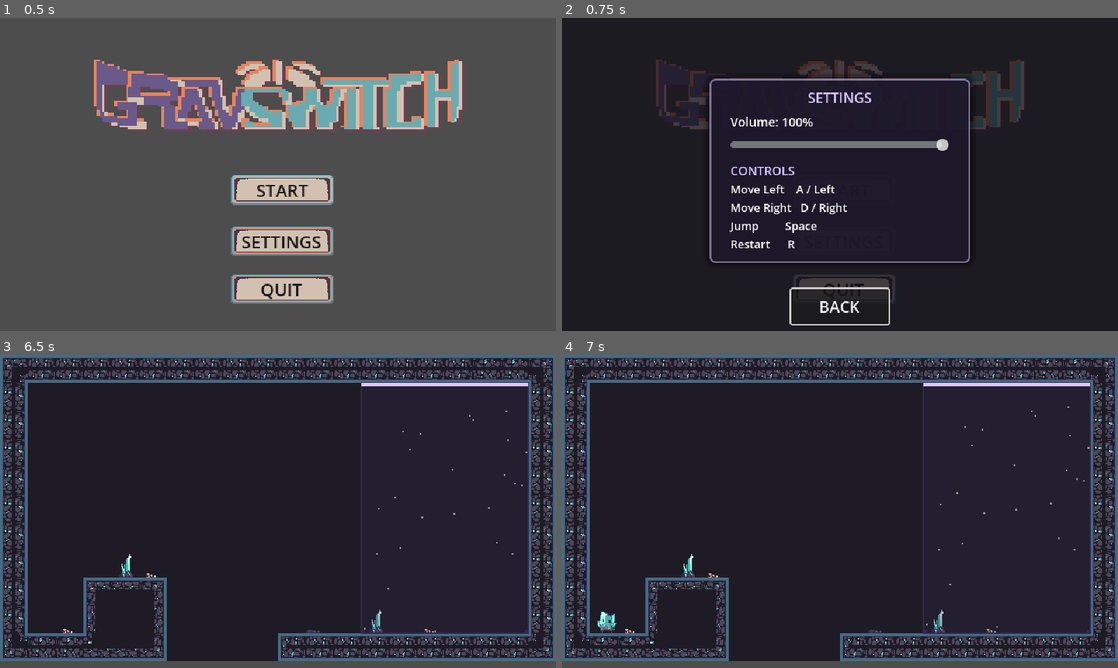
Above: before the commit, frames 1-4 (two rows, left to right).
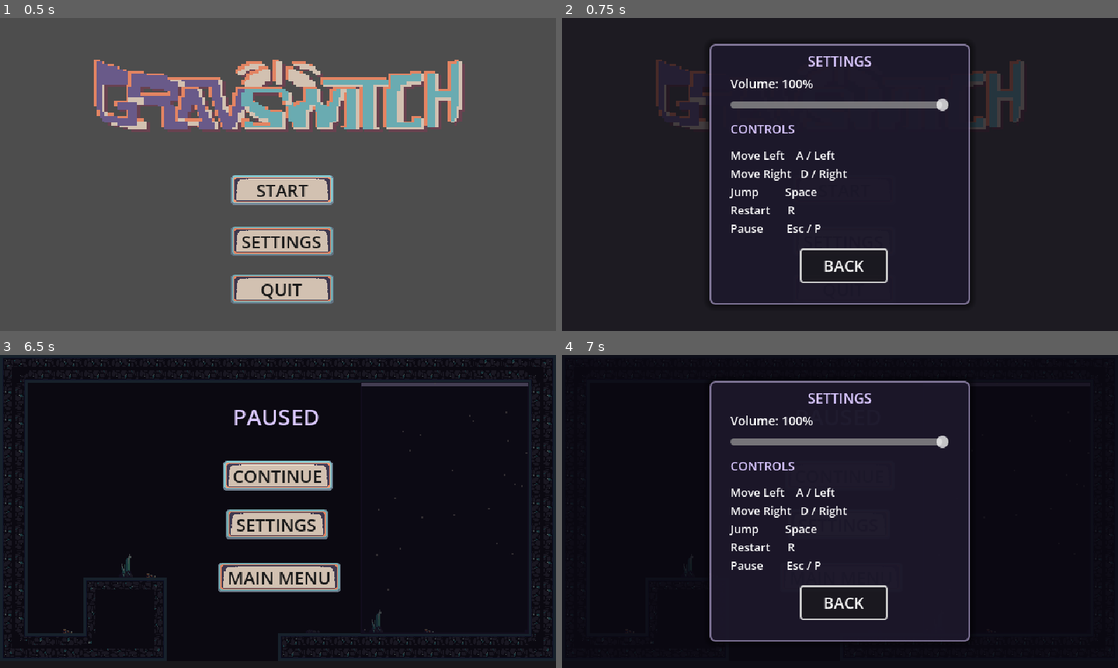
Above: after the commit, the same moments.

Repository: jmx2033/GRAVSWITCH
Game: Godot game, scene res://Scenes/mainmenu.tscn
Same seed, same stepped clock (60 frames per second), same inputs: the game is played once before the commit and once after it.
Inputs (mouse positions are in pixels of both pictures, inside the frame that each line leads up to):
- Up to frame 1 (0.5 s): no input
- Up to frame 2 (0.75 s): click "SETTINGS" at 0.5 s
- Up to frame 3 (6.5 s): click "BACK" at 1.25 s; click "START" at 2 s; hold D (move_right) 2.78-4.28 s; tap Space (jump) at 3.02, 3.77, 5.27, 6.02 s; hold A (move_left) 4.28-5.03 s; hold D (move_right) from 5.03 s (still down); tap Escape (pause, bound only after the commit) at 6.4 s
- Up to frame 4 (7 s): release D (move_right) at 6.5 s; click (840, 524) at 6.5 s, where only the run after the commit has a clickable "SETTINGS"

Frame 1 is identical in both runs. In frame 2, 7.2% of the frame differs, in the area x 26-74%, y 8-99%; in frame 3, 46%, in the area x 0-100%, y 0-100%; in frame 4, 39%.

Commit message:
feat(ui): 加 Esc 暂停菜单，画面变暗 + 继续/回主菜单/设置 [P1-5]

Diff:
--- a/Scenes/mainmenu.tscn
+++ b/Scenes/mainmenu.tscn
@@ -39,20 +39,6 @@
 texture_margin_bottom = 6.0
 modulate_color = Color(1.15, 1.15, 1.15, 1)
 draw_center = false
-
-[sub_resource type="StyleBoxFlat" id="StyleBoxFlat_frost"]
-bg_color = Color(0.12, 0.1, 0.18, 0.85)
-border_width_left = 2
-border_width_top = 2
-border_width_right = 2
-border_width_bottom = 2
-border_color = Color(0.85, 0.78, 1, 0.55)
-corner_radius_top_left = 6
-corner_radius_top_right = 6
-corner_radius_bottom_right = 6
-corner_radius_bottom_left = 6
-shadow_color = Color(0, 0, 0, 0.45)
-shadow_size = 8
 
 [node name="mainmenu" type="Control" unique_id=2074724687]
 layout_mode = 3
@@ -155,103 +141,3 @@
 theme_override_styles/hover = SubResource("StyleBoxTexture_btn_hover")
 theme_override_styles/focus = SubResource("StyleBoxTexture_btn_focus")
 text = "QUIT"
-
-[node name="SettingsPanel" type="Control" parent="." unique_id=2074724688]
-visible = false
-layout_mode = 1
-anchors_preset = 15
-anchor_right = 1.0
-anchor_bottom = 1.0
-grow_horizontal = 2
-grow_vertical = 2
-
-[node name="Dim" type="ColorRect" parent="SettingsPanel" unique_id=2074724689]
-layout_mode = 1
-anchors_preset = 15
-anchor_right = 1.0
-anchor_bottom = 1.0
-grow_horizontal = 2
-grow_vertical = 2
-color = Color(0.04, 0.03, 0.07, 0.72)
-
-[node name="Frost" type="Panel" parent="SettingsPanel" unique_id=2074724690]
-layout_mode = 1
-anchors_preset = 8
-anchor_left = 0.5
-anchor_top = 0.5
-anchor_right = 0.5
-anchor_bottom = 0.5
-offset_left = -150.0
-offset_top = -110.0
-offset_right = 150.0
-offset_bottom = 102.0
-grow_horizontal = 2
-grow_vertical = 2
-theme_override_styles/panel = SubResource("StyleBoxFlat_frost")
-
-[node name="Title" type="Label" parent="SettingsPanel/Frost" unique_id=2074724691]
-layout_mode = 0
-offset_top = 10.0
-offset_right = 300.0
-offset_bottom = 34.0
-theme_override_colors/font_color = Color(0.85, 0.78, 1, 1)
-theme_override_font_sizes/font_size = 16
-text = "SETTINGS"
-horizontal_alignment = 1
-
-[node name="VolumeLabel" type="Label" parent="SettingsPanel/Frost" unique_id=2074724692]
-layout_mode = 0
-offset_left = 24.0
-offset_top = 40.0
-offset_right = 276.0
-offset_bottom = 62.0
-theme_override_font_sizes/font_size = 14
-text = "Volume: 100%"
-
-[node name="VolumeSlider" type="HSlider" parent="SettingsPanel/Frost" unique_id=2074724693]
-layout_mode = 0
-offset_left = 24.0
-offset_top = 64.0
-offset_right = 276.0
-offset_bottom = 88.0
-max_value = 1.0
-step = 0.05
-value = 1.0
-
-[node name="KeysTitle" type="Label" parent="SettingsPanel/Frost" unique_id=2074724694]
-layout_mode = 0
-offset_left = 24.0
-offset_top = 96.0
-offset_right = 276.0
-offset_bottom = 118.0
-theme_override_colors/font_color = Color(0.85, 0.78, 1, 1)
-theme_override_font_sizes/font_size = 14
-text = "CONTROLS"
-
-[node name="KeysTable" type="Label" parent="SettingsPanel/Frost" unique_id=2074724695]
-layout_mode = 0
-offset_left = 24.0
-offset_top = 118.0
-offset_right = 276.0
-offset_bottom = 170.0
-theme_override_font_sizes/font_size = 13
-text = "Move Left    A / Left
-Move Right   D / Right
-Jump         Space
-Restart      R"
-
-[node name="ButtonBack" type="Button" parent="SettingsPanel" unique_id=2074724696]
-layout_mode = 1
-anchors_preset = 8
-anchor_left = 0.5
-anchor_top = 0.5
-anchor_right = 0.5
-anchor_bottom = 0.5
-offset_left = -56.0
-offset_top = 132.0
-offset_right = 56.0
-offset_bottom = 172.0
-grow_horizontal = 2
-grow_vertical = 2
-theme_override_font_sizes/font_size = 18
-text = "BACK"
--- /dev/null
+++ b/Scenes/pause_menu.tscn
@@ -0,0 +1,174 @@
+[gd_scene format=3 uid="uid://bkl7puj8au24g"]
+
+[ext_resource type="Script" uid="uid://cmf5g8rwey2uk" path="res://Scripts/ui/pause_menu.gd" id="1_pm"]
+[ext_resource type="Texture2D" uid="uid://dv478o526tpud" path="res://Art/ui/ui_button.png" id="2_btn"]
+
+[sub_resource type="StyleBoxFlat" id="StyleBoxFlat_glass"]
+bg_color = Color(0.12, 0.1, 0.18, 0.9)
+border_width_left = 2
+border_width_top = 2
+border_width_right = 2
+border_width_bottom = 2
+border_color = Color(0.85, 0.78, 1, 0.6)
+corner_radius_top_left = 8
+corner_radius_top_right = 8
+corner_radius_bottom_right = 8
+corner_radius_bottom_left = 8
+shadow_color = Color(0, 0, 0, 0.55)
+shadow_size = 12
+
+[sub_resource type="StyleBoxTexture" id="StyleBoxTexture_btn_normal"]
+content_margin_left = 12.0
+content_margin_top = 4.0
+content_margin_right = 12.0
+content_margin_bottom = 4.0
+texture = ExtResource("2_btn")
+texture_margin_left = 6.0
+texture_margin_top = 6.0
+texture_margin_right = 6.0
+texture_margin_bottom = 6.0
+
+[sub_resource type="StyleBoxTexture" id="StyleBoxTexture_btn_hover"]
+content_margin_left = 12.0
+content_margin_top = 4.0
+content_margin_right = 12.0
+content_margin_bottom = 4.0
+texture = ExtResource("2_btn")
+texture_margin_left = 6.0
+texture_margin_top = 6.0
+texture_margin_right = 6.0
+texture_margin_bottom = 6.0
+modulate_color = Color(1.25, 1.25, 1.25, 1)
+
+[sub_resource type="StyleBoxTexture" id="StyleBoxTexture_btn_focus"]
+content_margin_left = 12.0
+content_margin_top = 4.0
+content_margin_right = 12.0
+content_margin_bottom = 4.0
+texture = ExtResource("2_btn")
+texture_margin_left = 6.0
+texture_margin_top = 6.0
+texture_margin_right = 6.0
+texture_margin_bottom = 6.0
+modulate_color = Color(1.15, 1.15, 1.15, 1)
+draw_center = false
+
+[node name="PauseMenu" type="Control" unique_id=516674994]
+process_mode = 3
+layout_mode = 3
+anchors_preset = 15
+anchor_right = 1.0
+anchor_bottom = 1.0
+grow_horizontal = 2
+grow_vertical = 2
+mouse_filter = 2
+script = ExtResource("1_pm")
+metadata/_edit_horizontal_guides_ = [75.0]
+metadata/_edit_vertical_guides_ = [320.0]
+
+[node name="Content" type="Control" parent="." unique_id=1366016002]
+unique_name_in_owner = true
+visible = false
+layout_mode = 1
+anchors_preset = 15
+anchor_right = 1.0
+anchor_bottom = 1.0
+grow_horizontal = 2
+grow_vertical = 2
+mouse_filter = 2
+
+[node name="Dim" type="ColorRect" parent="Content" unique_id=1563413264]
+layout_mode = 1
+anchors_preset = 15
+anchor_right = 1.0
+anchor_bottom = 1.0
+grow_horizontal = 2
+grow_vertical = 2
+mouse_filter = 2
+color = Color(0.01, 0.008, 0.03, 0.70)
+
+[node name="Glass" type="Panel" parent="Content" unique_id=1808202639]
+layout_mode = 1
+anchors_preset = 8
+anchor_left = 0.5
+anchor_top = 0.5
+anchor_right = 0.5
+anchor_bottom = 0.5
+offset_left = -208.0
+offset_top = -177.0
+offset_right = -208.0
+offset_bottom = -177.0
+grow_horizontal = 2
+grow_vertical = 2
+theme_override_styles/panel = SubResource("StyleBoxFlat_glass")
+
+[node name="Title" type="Label" parent="Content/Glass" unique_id=1625554831]
+layout_mode = 0
+offset_left = 60.0
+offset_top = 50.0
+offset_right = 352.0
+offset_bottom = 86.0
+theme_override_colors/font_color = Color(0.85, 0.78, 1, 1)
+theme_override_font_sizes/font_size = 26
+text = "PAUSED"
+horizontal_alignment = 1
+
+[node name="ButtonContinue" type="Button" parent="Content/Glass" unique_id=343224497]
+unique_name_in_owner = true
+layout_mode = 0
+offset_left = 144.0
+offset_top = 118.0
+offset_right = 272.0
+offset_bottom = 154.0
+theme_override_colors/font_color = Color(0.102, 0.102, 0.102, 1)
+theme_override_colors/font_focus_color = Color(0.102, 0.102, 0.102, 1)
+theme_override_colors/font_pressed_color = Color(0.102, 0.102, 0.102, 1)
+theme_override_colors/font_hover_color = Color(0.102, 0.102, 0.102, 1)
+theme_override_colors/font_hover_pressed_color = Color(0.102, 0.102, 0.102, 1)
+theme_override_colors/font_disabled_color = Color(0.35, 0.35, 0.35, 1)
+theme_override_font_sizes/font_size = 20
+theme_override_styles/normal = SubResource("StyleBoxTexture_btn_normal")
+theme_override_styles/pressed = SubResource("StyleBoxTexture_btn_normal")
+theme_override_styles/hover = SubResource("StyleBoxTexture_btn_hover")
+theme_override_styles/focus = SubResource("StyleBoxTexture_btn_focus")
+text = "CONTINUE"
+
+[node name="ButtonSettings" type="Button" parent="Content/Glass" unique_id=2147073425]
+unique_name_in_owner = true
+layout_mode = 0
+offset_left = 147.0
+offset_top = 174.0
+offset_right = 267.0
+offset_bottom = 210.0
+theme_override_colors/font_color = Color(0.102, 0.102, 0.102, 1)
+theme_override_colors/font_focus_color = Color(0.102, 0.102, 0.102, 1)
+theme_override_colors/font_pressed_color = Color(0.102, 0.102, 0.102, 1)
+theme_override_colors/font_hover_color = Color(0.102, 0.102, 0.102, 1)
+theme_override_colors/font_hover_pressed_color = Color(0.102, 0.102, 0.102, 1)
+theme_override_colors/font_disabled_color = Color(0.35, 0.35, 0.35, 1)
+theme_override_font_sizes/font_size = 20
+theme_override_styles/normal = SubResource("StyleBoxTexture_btn_normal")
+theme_override_styles/pressed = SubResource("StyleBoxTexture_btn_normal")
+theme_override_styles/hover = SubResource("StyleBoxTexture_btn_hover")
+theme_override_styles/focus = SubResource("StyleBoxTexture_btn_focus")
+text = "SETTINGS"
+
+[node name="ButtonMenu" type="Button" parent="Content/Glass" unique_id=181762402]
+unique_name_in_owner = true
+layout_mode = 0
+offset_left = 138.0
+offset_top = 235.0
+offset_right = 281.0
+offset_bottom = 271.0
+theme_override_colors/font_color = Color(0.102, 0.102, 0.102, 1)
+theme_override_colors/font_focus_color = Color(0.102, 0.102, 0.102, 1)
+theme_override_colors/font_pressed_color = Color(0.102, 0.102, 0.102, 1)
+theme_override_colors/font_hover_color = Color(0.102, 0.102, 0.102, 1)
+theme_override_colors/font_hover_pressed_color = Color(0.102, 0.102, 0.102, 1)
+theme_override_colors/font_disabled_color = Color(0.35, 0.35, 0.35, 1)
+theme_override_font_sizes/font_size = 20
+theme_override_styles/normal = SubResource("StyleBoxTexture_btn_normal")
+theme_override_styles/pressed = SubResource("StyleBoxTexture_btn_normal")
+theme_override_styles/hover = SubResource("StyleBoxTexture_btn_hover")
+theme_override_styles/focus = SubResource("StyleBoxTexture_btn_focus")
+text = "MAIN MENU"
--- /dev/null
+++ b/Scenes/settings_panel.tscn
@@ -0,0 +1,117 @@
+[gd_scene format=3 uid="uid://durcx6hmcy24w"]
+
+[ext_resource type="Script" uid="uid://dq3plm2pm86jq" path="res://Scripts/ui/settings_panel.gd" id="1_sp"]
+
+[sub_resource type="StyleBoxFlat" id="StyleBoxFlat_frost"]
+bg_color = Color(0.12, 0.1, 0.18, 0.85)
+border_width_left = 2
+border_width_top = 2
+border_width_right = 2
+border_width_bottom = 2
+border_color = Color(0.85, 0.78, 1, 0.55)
+corner_radius_top_left = 6
+corner_radius_top_right = 6
+corner_radius_bottom_right = 6
+corner_radius_bottom_left = 6
+shadow_color = Color(0, 0, 0, 0.45)
+shadow_size = 8
+
+[node name="SettingsPanel" type="Control" unique_id=710877453]
+process_mode = 3
+visible = false
+layout_mode = 3
+anchors_preset = 15
+anchor_right = 1.0
+anchor_bottom = 1.0
+grow_horizontal = 2
+grow_vertical = 2
+script = ExtResource("1_sp")
+
+[node name="Dim" type="ColorRect" parent="." unique_id=462161352]
+layout_mode = 1
+anchors_preset = 15
+anchor_right = 1.0
+anchor_bottom = 1.0
+grow_horizontal = 2
+grow_vertical = 2
+mouse_filter = 2
+color = Color(0.04, 0.03, 0.07, 0.72)
+
+[node name="Frost" type="Panel" parent="." unique_id=401809880]
+layout_mode = 1
+anchors_preset = 8
+anchor_left = 0.5
+anchor_top = 0.5
+anchor_right = 0.5
+anchor_bottom = 0.5
+offset_left = -150.0
+offset_top = -150.0
+offset_right = 150.0
+offset_bottom = 150.0
+grow_horizontal = 2
+grow_vertical = 2
+theme_override_styles/panel = SubResource("StyleBoxFlat_frost")
+
+[node name="Title" type="Label" parent="Frost" unique_id=1817457904]
+layout_mode = 0
+offset_top = 8.0
+offset_right = 300.0
+offset_bottom = 32.0
+theme_override_colors/font_color = Color(0.85, 0.78, 1, 1)
+theme_override_font_sizes/font_size = 16
+text = "SETTINGS"
+horizontal_alignment = 1
+
+[node name="VolumeLabel" type="Label" parent="Frost" unique_id=1248034047]
+unique_name_in_owner = true
+layout_mode = 0
+offset_left = 24.0
+offset_top = 36.0
+offset_right = 276.0
+offset_bottom = 58.0
+theme_override_font_sizes/font_size = 14
+text = "Volume: 100%"
+
+[node name="VolumeSlider" type="HSlider" parent="Frost" unique_id=744007780]
+unique_name_in_owner = true
+layout_mode = 0
+offset_left = 24.0
+offset_top = 58.0
+offset_right = 276.0
+offset_bottom = 82.0
+max_value = 1.0
+step = 0.05
+value = 1.0
+
+[node name="KeysTitle" type="Label" parent="Frost" unique_id=996241516]
+layout_mode = 0
+offset_left = 24.0
+offset_top = 88.0
+offset_right = 276.0
+offset_bottom = 108.0
+theme_override_colors/font_color = Color(0.85, 0.78, 1, 1)
+theme_override_font_sizes/font_size = 14
+text = "CONTROLS"
+
+[node name="KeysTable" type="Label" parent="Frost" unique_id=735927332]
+layout_mode = 0
+offset_left = 24.0
+offset_top = 119.0
+offset_right = 276.0
+offset_bottom = 221.0
+theme_override_font_sizes/font_size = 13
+text = "Move Left    A / Left
+Move Right   D / Right
+Jump         Space
+Restart      R
+Pause        Esc / P"
+
+[node name="ButtonBack" type="Button" parent="Frost" unique_id=2118807089]
+unique_name_in_owner = true
+layout_mode = 0
+offset_left = 106.0
+offset_top = 237.0
+offset_right = 203.0
+offset_bottom = 273.0
+theme_override_font_sizes/font_size = 18
+text = "BACK"
--- a/Scripts/core/game.gd
+++ b/Scripts/core/game.gd
@@ -1,11 +1,17 @@
 extends Node
 
-## 主场景控制器：按顺序加载关卡，统一处理死亡重生和 R 重载。
+## 主场景控制器：按顺序加载关卡，统一处理死亡重生、R 重载和暂停。
 ##
 ## 关卡只负责地形与出生点；存活流程集中在这里，换关或加状态机时不用改玩家脚本。
 
 ## 按顺序排列的关卡；通关后自动进入下一关，最后一关通关后停留在当前关。
 @export var levels: Array[PackedScene] = []
+
+## 暂停菜单场景。
+const PAUSE_MENU_SCENE := preload("res://Scenes/pause_menu.tscn")
+
+## 暂停菜单的绘制层级；要盖过关卡与玩家，给一个足够高的值。
+const PAUSE_MENU_Z_INDEX := 100
 
 ## 负责 Config.RESPAWN_DELAY 秒后的重生；超时后把玩家送回出生点。
 @onready var _respawn_timer: Timer = $RespawnTimer
@@ -18,13 +24,27 @@
 var _player: Node = null
 # 当前关卡的出生点，来自关卡里的 Spawn 节点。
 var _spawn_position: Vector2 = Vector2.ZERO
+# 暂停菜单实例；它自己是 ALWAYS 模式，暂停期间仍能交互。
+var _pause_menu: Control = null
 
 
 ## 初始化重生计时器并加载起始关卡。
 func _ready() -> void:
+	# 本节点保持默认 INHERIT：暂停时关卡、玩家、重生计时器都跟着树一起冻结。
+	# 暂停键由 pause_menu（ALWAYS）自己监听，见 pause_menu.gd。
 	# 场景里的 wait_time 只是默认值，实际时长以 Config 为准，方便统一调整。
 	_respawn_timer.wait_time = Config.RESPAWN_DELAY
 	_respawn_timer.timeout.connect(_on_respawn_timer_timeout)
+
+	_pause_menu = PAUSE_MENU_SCENE.instantiate()
+	add_child(_pause_menu)
+	_pause_menu.resumed.connect(_on_pause_resumed)
+	_pause_menu.quit_to_menu.connect(_on_pause_quit)
+	# 注意：不要把它 visible 设成 false —— Godot 里不可见的 Control 不处理输入，
+	# 暂停键就再也收不到了。它的显示由内部 Content 容器控制。
+	# 绘制层级：z_index 拉高，并在每次加载关卡后把它挪到子节点末尾，
+	# 否则后加的关卡会盖在菜单上面（关卡和菜单的 z_index 都是 0，按子节点顺序绘制）。
+	_pause_menu.z_index = PAUSE_MENU_Z_INDEX
 
 	if levels.is_empty():
 		push_error("game.gd：levels 未配置")
@@ -32,7 +52,8 @@
 	_load_level(levels[0])
 
 
-## R 键重开当前关卡；放在 _unhandled_input 里，不抢 UI 的输入。
+## 处理 R 重开；放在 _unhandled_input 里，不抢 UI 的输入。
+## 暂停期间本节点被冻结，所以要重开先按 Esc 恢复。
 func _unhandled_input(event: InputEvent) -> void:
 	if not event.is_action_pressed("restart"):
 		return
@@ -40,6 +61,17 @@
 	if _level_index < 0:
 		return
 	change_level.call_deferred(levels[_level_index])
+
+
+## 暂停菜单点「继续」：pause_menu 已自行解除暂停，这里只做确认。
+func _on_pause_resumed() -> void:
+	# pause_menu 内部已经 get_tree().paused = false，这里留作扩展点。
+	pass
+
+
+## 暂停菜单点「回主菜单」：切回主菜单场景（pause_menu 已自行解除暂停）。
+func _on_pause_quit() -> void:
+	get_tree().change_scene_to_file("res://Scenes/mainmenu.tscn")
 
 
 ## 切换到指定关卡场景；传 null 时什么也不做。
@@ -63,6 +95,9 @@
 	add_child(level)
 	_current_level = level
 	_level_index = levels.find(level_scene)
+	# 关卡是后加的子节点，会盖在暂停菜单上面；把它挪到末尾保持菜单在最上层。
+	if _pause_menu != null and is_instance_valid(_pause_menu):
+		move_child(_pause_menu, get_child_count() - 1)
 
 	var spawn: Node2D = level.get_node_or_null("Spawn") as Node2D
 	if spawn != null:
--- a/Scripts/main_menu.gd
+++ b/Scripts/main_menu.gd
@@ -1,35 +1,32 @@
 extends Control
 
 ## 主菜单：开始 / 设置 / 退出。
-## 设置面板里可以拖动音量滑块，直接改 Master 总线音量，并记住到本地配置。
+## 设置使用共享的 settings_panel 场景，主菜单与暂停菜单复用同一份。
 
 ## 点开始后要加载的场景。
 @export var game_scene: PackedScene = preload("res://Scenes/main.tscn")
 
-## 音量记忆文件（存在 user:// 下，不占仓库）。
-const SETTINGS_PATH := "user://settings.cfg"
-const SECTION := "audio"
-const KEY_VOLUME := "master_volume"
+## 共享设置面板场景，_ready 里实例化一份。
+const SETTINGS_PANEL_SCENE := preload("res://Scenes/settings_panel.tscn")
 
 @onready var _btn_play: Button = $ButtonPlay
 @onready var _btn_settings: Button = $ButtonSettings
 @onready var _btn_quit: Button = $ButtonQuit
-@onready var _panel: Control = $SettingsPanel
-@onready var _slider: HSlider = $SettingsPanel/Frost/VolumeSlider
-@onready var _label: Label = $SettingsPanel/Frost/VolumeLabel
-@onready var _btn_back: Button = $SettingsPanel/ButtonBack
+
+# 运行时实例化的设置面板；默认隐藏。
+var _panel: Control = null
 
 
 func _ready() -> void:
 	_btn_play.pressed.connect(_on_play_pressed)
 	_btn_settings.pressed.connect(_on_settings_pressed)
 	_btn_quit.pressed.connect(_on_quit_pressed)
-	_btn_back.pressed.connect(_on_back_pressed)
 
-	_slider.value_changed.connect(_on_volume_changed)
+	_panel = SETTINGS_PANEL_SCENE.instantiate()
+	add_child(_panel)
+	_panel.closed.connect(_on_panel_closed)
 	_panel.visible = false
 
-	_load_volume()
 	_btn_play.grab_focus()
 
 
@@ -43,12 +40,11 @@
 
 ## 打开设置面板。
 func _on_settings_pressed() -> void:
-	_panel.visible = true
-	_btn_back.grab_focus()
+	_panel.open()
 
 
-## 从设置面板返回。
-func _on_back_pressed() -> void:
+## 设置面板点返回：隐藏面板并把焦点还给开始按钮。
+func _on_panel_closed() -> void:
 	_panel.visible = false
 	_btn_play.grab_focus()
 
@@ -56,40 +52,3 @@
 ## 退出游戏。
 func _on_quit_pressed() -> void:
 	get_tree().quit()
-
-
-## 拖动音量滑块：立刻改 Master 总线音量，并存盘。
-func _on_volume_changed(value: float) -> void:
-	_apply_volume(value)
-	_save_volume(value)
-	_label.text = "Volume: %d%%" % int(round(value * 100.0))
-
-
-## 把 0~1 的音量比例应用到 Master 总线。
-## 0 时静音（-80dB 是 Godot 的静音阈值），其余按对数换算成 dB。
-func _apply_volume(ratio: float) -> void:
-	var bus := AudioServer.get_bus_index("Master")
-	if ratio <= 0.001:
-		AudioServer.set_bus_mute(bus, true)
-	else:
-		AudioServer.set_bus_mute(bus, false)
-		AudioServer.set_bus_volume_db(bus, linear_to_db(ratio))
-
-
-## 读取上次保存的音量；没有配置文件时默认 100%。
-func _load_volume() -> void:
-	var cfg := ConfigFile.new()
-	var ratio := 1.0
-	if cfg.load(SETTINGS_PATH) == OK:
-		ratio = float(cfg.get_value(SECTION, KEY_VOLUME, 1.0))
-	_slider.set_value_no_signal(ratio)
-	_apply_volume(ratio)
-	_label.text = "Volume: %d%%" % int(round(ratio * 100.0))
-
-
-## 把当前音量写回配置文件。
-func _save_volume(ratio: float) -> void:
-	var cfg := ConfigFile.new()
-	cfg.load(SETTINGS_PATH)
-	cfg.set_value(SECTION, KEY_VOLUME, ratio)
-	cfg.save(SETTINGS_PATH)
--- /dev/null
+++ b/Scripts/ui/pause_menu.gd
@@ -0,0 +1,108 @@
+extends Control
+
+## 暂停菜单：变暗遮罩 + 继续 / 回主菜单 / 设置。
+## 根节点 process_mode = ALWAYS 且始终 visible（Godot 里不可见的 Control 不处理输入，
+## 所以显示/隐藏靠内部的 Content 容器，而不是根本身）。
+## 关卡 / 玩家 / 计时器是 INHERIT，会被 get_tree().paused 冻结，人物才能真正停下来。
+
+## 点「继续」时发出，表示玩家选择恢复游戏。
+signal resumed
+
+## 点「回主菜单」时发出，表示玩家要离开关卡。
+signal quit_to_menu
+
+## 共享设置面板场景，_ready 里实例化一份。
+const SETTINGS_PANEL_SCENE := preload("res://Scenes/settings_panel.tscn")
+
+@onready var _content: Control = %Content
+@onready var _btn_continue: Button = %ButtonContinue
+@onready var _btn_menu: Button = %ButtonMenu
+@onready var _btn_settings: Button = %ButtonSettings
+
+# 运行时实例化的设置面板；默认隐藏。
+var _settings: Control = null
+# 是否处于暂停状态。
+var _paused: bool = false
+
+
+func _ready() -> void:
+	_btn_continue.pressed.connect(_on_continue_pressed)
+	_btn_menu.pressed.connect(_on_menu_pressed)
+	_btn_settings.pressed.connect(_on_settings_pressed)
+
+	_settings = SETTINGS_PANEL_SCENE.instantiate()
+	add_child(_settings)
+	_settings.closed.connect(_on_settings_closed)
+	_settings.visible = false
+
+	# 根节点始终保持可见，否则收不到输入；内容由 _content 控制。
+	visible = true
+	_content.visible = false
+	# 显式开启未处理输入，确保暂停键一定能收到（不依赖引擎默认推断）。
+	set_process_unhandled_input(true)
+
+
+## 监听 Esc/P 切换暂停；本节点是 ALWAYS 且始终 visible，暂停期间也能收到输入。
+func _unhandled_input(event: InputEvent) -> void:
+	if not event.is_action_pressed("pause"):
+		return
+	get_viewport().set_input_as_handled()
+	_toggle_pause()
+
+
+## 切换暂停状态：冻结整棵树并显示菜单，或解冻并隐藏。
+func _toggle_pause() -> void:
+	_paused = not _paused
+	get_tree().paused = _paused
+	if _paused:
+		_show_menu()
+	else:
+		_hide_menu()
+
+
+## 显示暂停菜单并聚焦「继续」。
+func _show_menu() -> void:
+	_close_settings()
+	_content.visible = true
+	_btn_continue.grab_focus()
+
+
+## 隐藏暂停菜单。
+func _hide_menu() -> void:
+	_close_settings()
+	_content.visible = false
+
+
+## 点「继续」：解除暂停并隐藏菜单。
+func _on_continue_pressed() -> void:
+	if not _paused:
+		return
+	_paused = false
+	get_tree().paused = false
+	_hide_menu()
+	resumed.emit()
+
+
+## 点「回主菜单」：解除暂停，发信号让 game.gd 切场景。
+func _on_menu_pressed() -> void:
+	_paused = false
+	get_tree().paused = false
+	_hide_menu()
+	quit_to_menu.emit()
+
+
+## 点「设置」：弹出设置面板。
+func _on_settings_pressed() -> void:
+	_settings.open()
+
+
+## 设置面板点返回：隐藏它并回到暂停菜单的「继续」。
+func _on_settings_closed() -> void:
+	_settings.visible = false
+	_btn_continue.grab_focus()
+
+
+## 确保设置面板收起。
+func _close_settings() -> void:
+	if _settings != null:
+		_settings.visible = false
--- /dev/null
+++ b/Scripts/ui/settings_panel.gd
@@ -0,0 +1,71 @@
+extends Control
+
+## 共享设置面板：音量滑块 + 键位表，供主菜单与暂停菜单复用。
+## 根节点设 process_mode = ALWAYS，主菜单和暂停时都能交互。
+## 音量改完直接存盘，两处入口共用同一个配置文件。
+
+## 点「返回」时发出，由宿主决定收起面板或回到上级焦点。
+signal closed
+
+## 音量记忆文件（存在 user:// 下，不占仓库）。
+const SETTINGS_PATH := "user://settings.cfg"
+const SECTION := "audio"
+const KEY_VOLUME := "master_volume"
+
+@onready var _slider: HSlider = %VolumeSlider
+@onready var _label: Label = %VolumeLabel
+@onready var _btn_back: Button = %ButtonBack
+
+
+func _ready() -> void:
+	_slider.value_changed.connect(_on_volume_changed)
+	_btn_back.pressed.connect(_on_back_pressed)
+	_load_volume()
+
+
+## 打开面板：显示并把焦点交给返回按钮。
+func open() -> void:
+	visible = true
+	_btn_back.grab_focus()
+
+
+## 点返回：通知宿主收起本面板。
+func _on_back_pressed() -> void:
+	closed.emit()
+
+
+## 拖动音量滑块：立刻改 Master 总线音量，并存盘。
+func _on_volume_changed(value: float) -> void:
+	_apply_volume(value)
+	_save_volume(value)
+	_label.text = "Volume: %d%%" % int(round(value * 100.0))
+
+
+## 把 0~1 的音量比例应用到 Master 总线。
+## 0 时静音（-80dB 是 Godot 的静音阈值），其余按对数换算成 dB。
+func _apply_volume(ratio: float) -> void:
+	var bus := AudioServer.get_bus_index("Master")
+	if ratio <= 0.001:
+		AudioServer.set_bus_mute(bus, true)
+	else:
+		AudioServer.set_bus_mute(bus, false)
+		AudioServer.set_bus_volume_db(bus, linear_to_db(ratio))
+
+
+## 读取上次保存的音量；没有配置文件时默认 100%。
+func _load_volume() -> void:
+	var cfg := ConfigFile.new()
+	var ratio := 1.0
+	if cfg.load(SETTINGS_PATH) == OK:
+		ratio = float(cfg.get_value(SECTION, KEY_VOLUME, 1.0))
+	_slider.set_value_no_signal(ratio)
+	_apply_volume(ratio)
+	_label.text = "Volume: %d%%" % int(round(ratio * 100.0))
+
+
+## 把当前音量写回配置文件。
+func _save_volume(ratio: float) -> void:
+	var cfg := ConfigFile.new()
+	cfg.load(SETTINGS_PATH)
+	cfg.set_value(SECTION, KEY_VOLUME, ratio)
+	cfg.save(SETTINGS_PATH)
--- a/project.godot
+++ b/project.godot
@@ -52,6 +52,12 @@
 "events": [Object(InputEventKey,"resource_local_to_scene":false,"resource_name":"","device":16,"window_id":0,"alt_press …(190 unchanged characters)…
 ]
 }
+pause={
+"deadzone": 0.2,
+"events": [Object(InputEventKey,"resource_local_to_scene":false,"resource_name":"","device":16,"window_id":0,"alt_pressed":false,"shift_pressed":false,"ctrl_pressed":false,"meta_pressed":false,"pressed":false,"keycode":0,"physical_keycode":4194305,"key_label":0,"unicode":0,"location":0,"echo":false,"script":null)
+, Object(InputEventKey,"resource_local_to_scene":false,"resource_name":"","device":16,"window_id":0,"alt_pressed":false,"shift_pressed":false,"ctrl_pressed":false,"meta_pressed":false,"pressed":false,"keycode":0,"physical_keycode":80,"key_label":0,"unicode":0,"location":0,"echo":false,"script":null)
+]
+}
 
 [layer_names]
 
Not shown, added: Scripts/ui/pause_menu.gd.uid
Not shown, added: Scripts/ui/settings_panel.gd.uid
